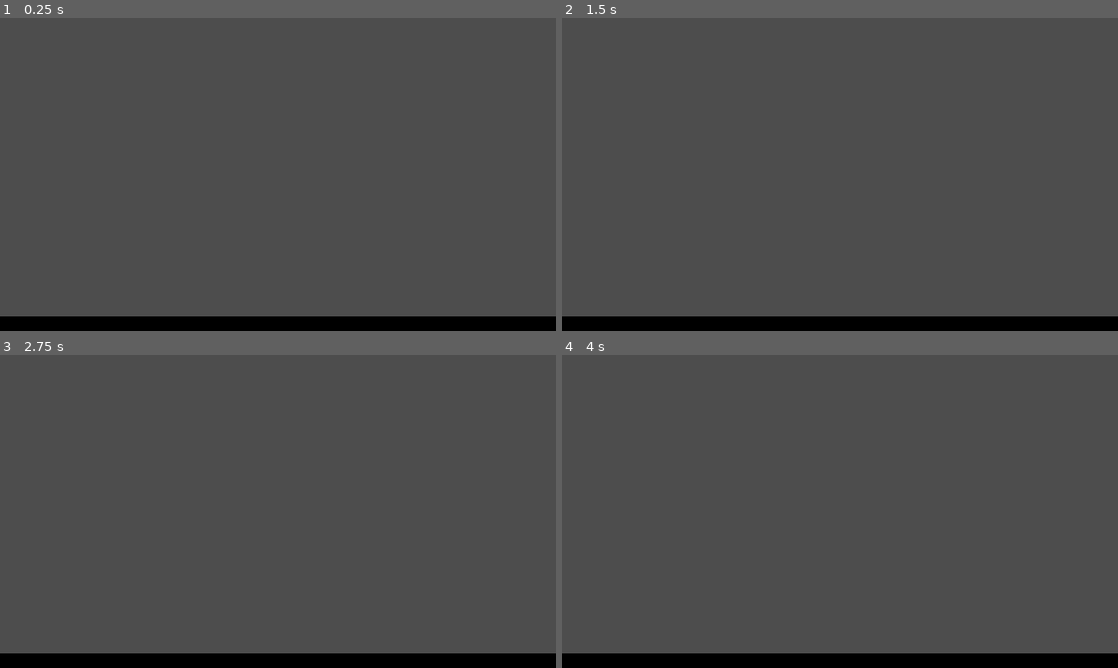
Above: before the commit, frames 1-4 (two rows, left to right).
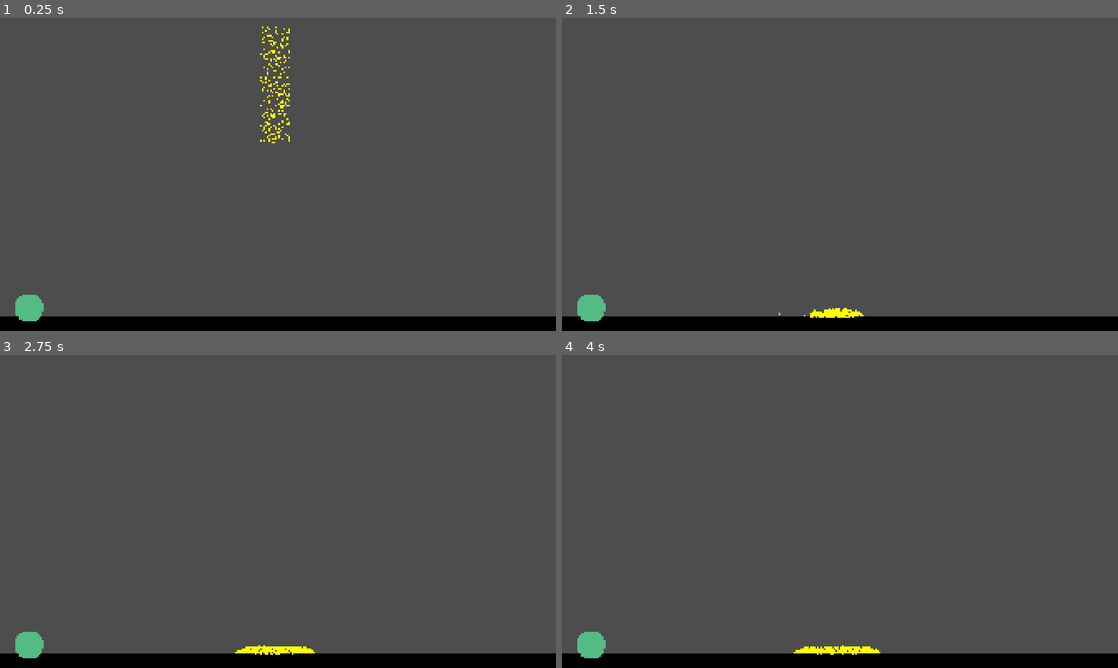
Above: after the commit, the same moments.

Repository: jt095/Particle-Miner
Game: Godot game, scene res://scenes/main.tscn
Same seed, same stepped clock (60 frames per second), same inputs: the game is played once before the commit and once after it.
Inputs (mouse positions are in pixels of both pictures, inside the frame that each line leads up to):
- Up to frame 1 (0.25 s): no input
- Up to frame 2 (1.5 s): tap Enter at 0.5 s; move the mouse to (962, 158) at 0.52 s; tap B at 0.6, 1.35 s; click (962, 158) at 0.67 s; move the mouse to (728, 190) at 1.27 s; click (728, 190) at 1.42 s
- Up to frame 3 (2.75 s): move the mouse to (333, 442) at 2.02 s; tap B at 2.1 s; click (333, 442) at 2.17 s
- Up to frame 4 (4 s): move the mouse to (812, 574) at 2.77 s; tap B at 2.85, 3.6 s; click (812, 574) at 2.92 s; tap Space at 3.5 s; move the mouse to (1006, 558) at 3.52 s; click (1006, 558) at 3.67 s

The runs differ from the first frame. In frame 1, 0.8% of the frame differs, in the area x 2-53%, y 2-97%; in frame 2, 0.6%; in frame 3, 0.7%; in frame 4, 0.7%.
Error before the commit: Invalid assignment of property or key 'friction' with value of type 'float' on a base object of type 'null instance'. (res://scripts/sand.gd:10)

Commit message:
working conveyors

Diff:
--- /dev/null
+++ b/icon.svg
@@ -0,0 +1 @@
+<svg height="128" width="128" xmlns="http://www.w3.org/2000/svg"><rect x="2" y="2" width="124" height="124" rx="14" fill="#363d52" stroke="#212532" stroke-width="4"/><g transform="scale(.101) translate(122 122)"><g fill="#fff"><path d="M105 673v33q407 354 814 0v-33z"/><path fill="#478cbf" d="m105 673 152 14q12 1 15 14l4 67 132 10 8-61q2-11 15-15h162q13 4 15 15l8 61 132-10 4-67q3-13 15-14l152-14V427q30-39 56-81-35-59-83-108-43 20-82 47-40-37-88-64 7-51 8-102-59-28-123-42-26 43-46 89-49-7-98 0-20-46-46-89-64 14-123 42 1 51 8 102-48 27-88 64-39-27-82-47-48 49-83 108 26 42 56 81zm0 33v39c0 276 813 276 813 0v-39l-134 12-5 69q-2 10-14 13l-162 11q-12 0-16-11l-10-65H447l-10 65q-4 11-16 11l-162-11q-12-3-14-13l-5-69z"/><path d="M483 600c3 34 55 34 58 0v-86c-3-34-55-34-58 0z"/><circle cx="725" cy="526" r="90"/><circle cx="299" cy="526" r="90"/></g><g fill="#414042"><circle cx="307" cy="532" r="60"/><circle cx="717" cy="532" r="60"/></g></g></svg>
--- /dev/null
+++ b/scenes/conveyor_belt.tscn
@@ -0,0 +1,15 @@
+[gd_scene load_steps=3 format=3 uid="uid://1fdhr2jbqnp4"]
+
+[ext_resource type="Script" uid="uid://ckxuw3b10xhey" path="res://scripts/conveyor_belt.gd" id="1_65uwv"]
+
+[sub_resource type="RectangleShape2D" id="RectangleShape2D_fy46w"]
+
+[node name="ConveyorBelt" type="StaticBody2D"]
+script = ExtResource("1_65uwv")
+
+[node name="CollisionShape2D" type="CollisionShape2D" parent="."]
+shape = SubResource("RectangleShape2D_fy46w")
+one_way_collision = true
+one_way_collision_margin = 10.0
+
+[node name="Polygon2D" type="Polygon2D" parent="."]
--- /dev/null
+++ b/scenes/rock.gd
@@ -0,0 +1 @@
+extends Node2D
--- /dev/null
+++ b/scenes/rock.tscn
@@ -0,0 +1,18 @@
+[gd_scene load_steps=3 format=3 uid="uid://c6rq1ro586n2x"]
+
+[ext_resource type="Script" uid="uid://0dvnk7q7btyl" path="res://scenes/rock.gd" id="1_1di36"]
+
+[sub_resource type="CircleShape2D" id="CircleShape2D_t8sxr"]
+radius = 50.0
+
+[node name="Rock" type="Node2D"]
+script = ExtResource("1_1di36")
+
+[node name="Area2D" type="Area2D" parent="."]
+
+[node name="CollisionShape2D" type="CollisionShape2D" parent="Area2D"]
+shape = SubResource("CircleShape2D_t8sxr")
+
+[node name="Polygon2D" type="Polygon2D" parent="Area2D"]
+color = Color(0.326176, 0.73631, 0.517097, 1)
+polygon = PackedVector2Array(0, -48, 16, -48, 32, -40, 48, -16, 48, 8, 40, 32, 16, 48, -8, 48, -32, 40, -48, 16, -48, 0, -48, -16, -40, -32, -32, -40, -16, -48)
--- a/scenes/sand.tscn
+++ b/scenes/sand.tscn
@@ -1,14 +1,17 @@
-[gd_scene load_steps=3 format=3 uid="uid://ckrxlc37coneu"]
+[gd_scene load_steps=4 format=3 uid="uid://ckrxlc37coneu"]
 
 [ext_resource type="Script" uid="uid://b0l2gb57wtyw6" path="res://scripts/sand.gd" id="1_xjhim"]
 
-[sub_resource type="RectangleShape2D" id="RectangleShape2D_45ttf"]
+[sub_resource type="PhysicsMaterial" id="PhysicsMaterial_xjhim"]
+
+[sub_resource type="RectangleShape2D" id="RectangleShape2D_xjhim"]
 size = Vector2(4, 4)
 
 [node name="Sand" type="RigidBody2D"]
+physics_material_override = SubResource("PhysicsMaterial_xjhim")
 script = ExtResource("1_xjhim")
 
 [node name="CollisionShape2D" type="CollisionShape2D" parent="."]
-shape = SubResource("RectangleShape2D_45ttf")
+shape = SubResource("RectangleShape2D_xjhim")
 
 [node name="Polygon2D" type="Polygon2D" parent="."]
--- /dev/null
+++ b/scripts/conveyor_belt.gd
@@ -0,0 +1,21 @@
+extends StaticBody2D
+
+@export var width: float = 1
+@export var height: float = 1
+@export var direction: int = 1
+
+func _ready():
+	add_to_group("Conveyor")
+	# Create a collision shape for the block
+	$CollisionShape2D.shape = RectangleShape2D.new()
+	$CollisionShape2D.shape.extents = Vector2(width / 2, abs(height) / 2)  # Half-width and height extended from the middle
+
+	# Create the color for the block
+	var points = [
+		Vector2(-width / 2, -height / 2),
+		Vector2(-width / 2,  height / 2),
+		Vector2( width / 2,  height / 2),
+		Vector2( width / 2, -height / 2)
+	]
+	$Polygon2D.polygon = points
+	$Polygon2D.color = Color(1,1,1)  # white
--- a/scripts/draw_conveyor_belt.gd
+++ b/scripts/draw_conveyor_belt.gd
@@ -6,6 +6,7 @@
 var is_drawing = false  # Flag to track if we're currently drawing
 var block_preview: ColorRect = null  # A ColorRect to show the drawing preview
 var block_height = 15 # hard code the height
+var conveyor_belt_scene = preload("res://scenes/conveyor_belt.tscn")
 
 func _ready():
 	# Initialize the block preview ColorRect
@@ -41,31 +42,16 @@
 
 # Function to create the block when mouse is released
 func create_block():
-	var block_width = end_position.x - start_position.x
+	var block_width = abs(end_position.x - start_position.x)
 	# Create a StaticBody2D for the block
-	var block = StaticBody2D.new()
-
-	# Create a collision shape for the block
-	var collision_shape = CollisionShape2D.new()
-	var rect_shape = RectangleShape2D.new()
-	rect_shape.extents = Vector2(abs(block_width) / 2, abs(block_height) / 2)  # Half-width and height extended from the middle
-	collision_shape.shape = rect_shape
-	block.add_child(collision_shape)  # Add the collision shape to the block
-
-
+	var block = conveyor_belt_scene.instantiate()
+	block.width = block_width
+	block.height = block_height
+	if end_position.x < start_position.x:
+		block.direction = -1
+	else:
+		block.direction = 1
 	# Set the position of the block
-	block.position = start_position + Vector2(abs(block_width) / 2, abs(block_height) / 2)
+	block.position = start_position + Vector2(sign(end_position.x - start_position.x)*block_width/2, abs(block_height) / 2)
 	# Add the block to the scene
 	add_child(block)
-
-	# Create the color for the block
-	var polygon = Polygon2D.new()
-	var points = [
-		start_position,
-		Vector2(start_position.x + block_width, start_position.y),
-		Vector2(start_position.x + block_width, start_position.y + block_height),
-		Vector2(start_position.x, start_position.y + block_height)
-	]
-	polygon.polygon = points
-	polygon.color = Color(1,1,1)  # white
-	add_child(polygon)
--- a/scripts/main.gd
+++ b/scripts/main.gd
@@ -2,17 +2,22 @@
 
 # Preload the sand system scene
 var sand_system_scene = preload("res://scenes/sand_system.tscn")
-
+var rock_scene = preload("res://scenes/rock.tscn")
 # Preload the BlockDrawer scene
 var conveyor_belt_drawer_scene = preload("res://scenes/draw_conveyor_belt.tscn")
 var conveyor_belt_drawer_instance: Node2D = null  # The instance of the BlockDrawer scene
+var drawing_conveyor = false
 
 func _ready():
 	create_ground()
-
+	create_rock()
 	var sand_system = sand_system_scene.instantiate()
 	add_child(sand_system)
 
+func create_rock():
+	var rock = rock_scene.instantiate()
+	rock.position = Vector2(100, 1000)
+	add_child(rock)
 
 func create_ground():
 	# Create the ground (visual representation)
@@ -32,22 +37,38 @@
 	# Create the collision shape for the ground
 	var collision = CollisionPolygon2D.new()
 	collision.polygon = points  # Use the same points as the visual polygon
+	body.add_to_group("Ground")
 	body.add_child(collision)
 
 
 func _input(event):
 	if event is InputEventKey:
 		if event.pressed and event.key_label == KEY_B:
-			start_block_drawing()
+			if drawing_conveyor:
+				stop_block_drawing()
+				drawing_conveyor = false
+			else:
+				start_block_drawing()
+				drawing_conveyor = true
+
 
 func start_block_drawing():
 	# If there is no active block drawing instance, create and add it
 	if conveyor_belt_drawer_instance == null:
 		conveyor_belt_drawer_instance = conveyor_belt_drawer_scene.instantiate()
+		print("new instnace")
 		add_child(conveyor_belt_drawer_instance)  # Add the block drawer to the scene
 		print("Block drawing started")
-	else:
-		# If drawing is already active, stop it (optional)
-		conveyor_belt_drawer_instance.queue_free()  # Remove the block drawing scene
-		conveyor_belt_drawer_instance = null
-		print("Block drawing stopped")
+
+func stop_block_drawing():
+	var conveyor_drawer_children = conveyor_belt_drawer_instance.get_children()
+	# remove these from the drawer and place into main scene
+	for child in conveyor_drawer_children:
+		if child.is_in_group("Conveyor"):
+			if child.get_parent() != null:
+				conveyor_belt_drawer_instance.remove_child(child)
+				add_child(child)
+
+	conveyor_belt_drawer_instance.queue_free()
+	conveyor_belt_drawer_instance = null
+	print("Block drawing stopped")
--- a/scripts/sand.gd
+++ b/scripts/sand.gd
@@ -1,20 +1,21 @@
 extends RigidBody2D
 
 var sand_size = 4 #area in pixels
-var settled = false
-var move_force = 10
+var on_conveyor = false
+var move_force = 50
+var conveyor_direction: int = 1 # direction dictated by conveyor
 
 func _ready():
 	# Create the ground (visual representation)
+	self.add_to_group("Sand")
 	self.gravity_scale = 1
-	self.physics_material_override.friction = 1
-	self.physics_material_override.bounce = 0.1
-	self.physics_material_override.absorbent = true
-	self.physics_material_override.rough = true
+	self.physics_material_override.friction = 0.5
+	self.physics_material_override.bounce = 0
+	self.lock_rotation = false
 	self.mass = .1
 	self.contact_monitor = true
 	self.max_contacts_reported = 4
-
+	self.continuous_cd = RigidBody2D.CCD_MODE_CAST_SHAPE
 
 	var points = [
 		Vector2(-(sand_size/2), -(sand_size/2)),
@@ -24,17 +25,27 @@
 	]
 	$Polygon2D.polygon = points
 	$Polygon2D.color = Color("YELLOW")  # white
-	# Create the collision shape for the ground
-	$CollisionShape2D.shape.size = Vector2(sand_size, sand_size)  # Use the same points as the visual polygon
+	# Create the collision shape
+	$CollisionShape2D.shape = RectangleShape2D.new()
+	$CollisionShape2D.shape.extents = Vector2(sand_size/2, sand_size/2)
 
-func _integrate_forces(state) -> void:
+func _integrate_forces(_state) -> void:
 	# This method is called every physics frame to apply custom physics forces
 	for collider in get_colliding_bodies():
-		if collider is StaticBody2D:
-			print("here")
-			apply_push_force() # Apply force when touching StaticBody2D
+		if collider.is_in_group("Conveyor"):
+			on_conveyor = true
+			apply_push_force(collider.direction) # Apply force when touching StaticBody2D
+			conveyor_direction = collider.direction
+		elif collider.is_in_group("Sand") and collider.on_conveyor and linear_velocity.y <= 0.5:
+			on_conveyor = true
+			apply_push_force(collider.conveyor_direction)
+		elif collider.is_in_group("Ground"):
+			on_conveyor = false
+			constant_force = Vector2(0, 0)
+		else:
+			on_conveyor = false
+			constant_force = Vector2(0, 0)
 
-func apply_push_force():
-	# Apply a force to move the RigidBody2D when touching the StaticBody2D
-	var force = Vector2(move_force, 0) # Force in the x direction (horizontal)
-	apply_impulse(force, Vector2.ZERO)  # Apply the impulse at the center of mass
+func apply_push_force(direction: int):
+	# Apply a linear velocity
+	linear_velocity = Vector2(direction * move_force, linear_velocity.y)
--- a/scripts/sand_system.gd
+++ b/scripts/sand_system.gd
@@ -5,7 +5,7 @@
 var sand_scene = preload("res://scenes/sand.tscn")
 
 # Number of grains to spawn
-var num_grains = 100
+var num_grains = 500
 
 func _ready():
 	# Create grains of sand at random positions
Not shown, added: icon.svg.import
Not shown, added: scenes/rock.gd.uid
Not shown, added: scripts/conveyor_belt.gd.uid
